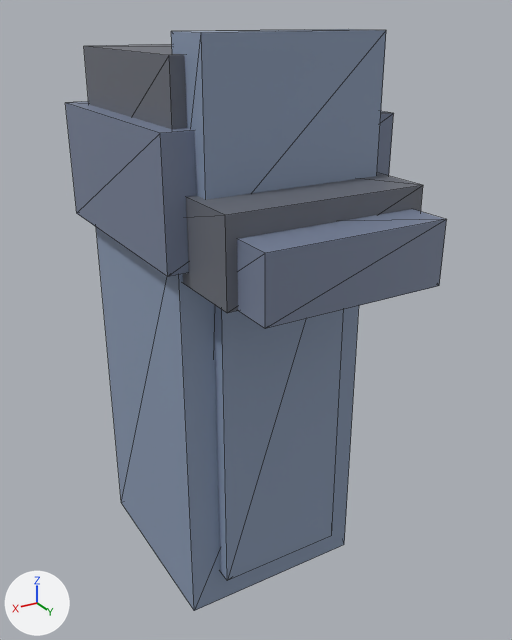
A saved change to the glTF model scenes/mecha/parts/leg_right/tankmech_leg_right.glb.
Before and after are seen from a 50 mm lens placed at (1.05, 1.96, 0.286), pointed at (-0.036, 0.15, -0.619). The lights are fixed; the arrows at lower left show +X, +Y and +Z. The older version comes first. Mesh edges are drawn as thin lines.

Names of what the first picture shows: 'legR_foot', 'legR_foot_toe', 'legR_hip_cap', 'legR_knee', 'legR_knee_plate', 'legR_shin_guard', 'legR_thigh'.
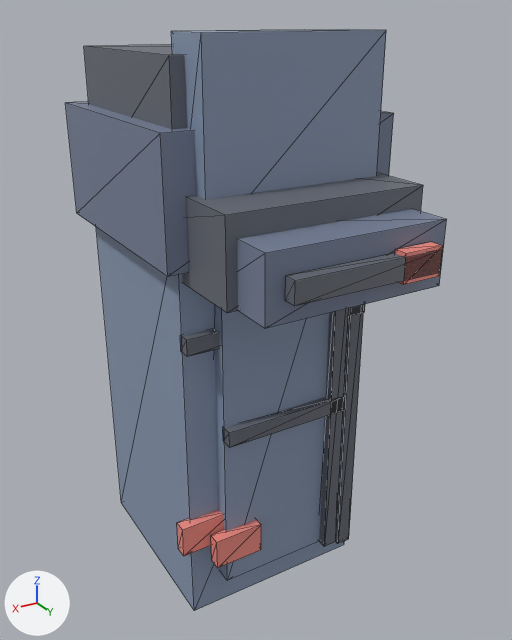
Edits to the bpy script that builds the scene:
```text
Add mat_defaultmaterial_018:
    mat_defaultmaterial_018 = bpy.data.materials.new('DefaultMaterial.018')
    mat_defaultmaterial_018.use_nodes = True; mat_defaultmaterial_018.node_tree.nodes.clear()
    _N = mat_defaultmaterial_018.node_tree.nodes; _L = mat_defaultmaterial_018.node_tree.links
    n0 = _N.new('ShaderNodeOutputMaterial'); n0.name = 'Material Output'
    n1 = _N.new('ShaderNodeBsdfPrincipled'); n1.name = 'Principled BSDF'
    n2 = _N.new('ShaderNodeVertexColor'); n2.name = 'Color Attribute'
    _L.new(n1.outputs[0], n0.inputs[0])  # 'BSDF' to 'Surface'
    _L.new(n2.outputs[0], n1.inputs[0])  # 'Color' to 'Base Color'
Add mat_defaultmaterial_017:
    mat_defaultmaterial_017 = bpy.data.materials.new('DefaultMaterial.017')
    mat_defaultmaterial_017.use_nodes = True; mat_defaultmaterial_017.node_tree.nodes.clear()
    _N = mat_defaultmaterial_017.node_tree.nodes; _L = mat_defaultmaterial_017.node_tree.links
    n0 = _N.new('ShaderNodeOutputMaterial'); n0.name = 'Material Output'
    n1 = _N.new('ShaderNodeBsdfPrincipled'); n1.name = 'Principled BSDF'
    n2 = _N.new('ShaderNodeVertexColor'); n2.name = 'Color Attribute'
    _L.new(n1.outputs[0], n0.inputs[0])  # 'BSDF' to 'Surface'
    _L.new(n2.outputs[0], n1.inputs[0])  # 'Color' to 'Base Color'
Add mat_defaultmaterial_012:
    mat_defaultmaterial_012 = bpy.data.materials.new('DefaultMaterial.012')
    mat_defaultmaterial_012.use_nodes = True; mat_defaultmaterial_012.node_tree.nodes.clear()
    _N = mat_defaultmaterial_012.node_tree.nodes; _L = mat_defaultmaterial_012.node_tree.links
    n0 = _N.new('ShaderNodeOutputMaterial'); n0.name = 'Material Output'
    n1 = _N.new('ShaderNodeBsdfPrincipled'); n1.name = 'Principled BSDF'
    n2 = _N.new('ShaderNodeVertexColor'); n2.name = 'Color Attribute'
    _L.new(n1.outputs[0], n0.inputs[0])  # 'BSDF' to 'Surface'
    _L.new(n2.outputs[0], n1.inputs[0])  # 'Color' to 'Base Color'
Add mat_defaultmaterial_011:
    mat_defaultmaterial_011 = bpy.data.materials.new('DefaultMaterial.011')
    mat_defaultmaterial_011.use_nodes = True; mat_defaultmaterial_011.node_tree.nodes.clear()
    _N = mat_defaultmaterial_011.node_tree.nodes; _L = mat_defaultmaterial_011.node_tree.links
    n0 = _N.new('ShaderNodeOutputMaterial'); n0.name = 'Material Output'
    n1 = _N.new('ShaderNodeBsdfPrincipled'); n1.name = 'Principled BSDF'
    n2 = _N.new('ShaderNodeVertexColor'); n2.name = 'Color Attribute'
    _L.new(n1.outputs[0], n0.inputs[0])  # 'BSDF' to 'Surface'
    _L.new(n2.outputs[0], n1.inputs[0])  # 'Color' to 'Base Color'
Add ob_legr_foot_accent:
    ob_legr_foot_accent = bpy.data.objects.new('legR_foot_accent', me_legr_foot_accent)  # a box spanning x -0.22..-0.1, y 0.705..0.745, z -0.32..-0.24
    ob_legr_foot_accent.location = (0.0, 0.0, 0.0)
Add ob_legr_foot_line:
    ob_legr_foot_line = bpy.data.objects.new('legR_foot_line', me_legr_foot_line)  # a box spanning x -0.22..0.22, y 0.705..0.745, z -0.31..-0.25
    ob_legr_foot_line.location = (0.0, 0.0, 0.0)
Add ob_legr_shin_accent:
    ob_legr_shin_accent = bpy.data.objects.new('legR_shin_accent', me_legr_shin_accent)  # a box spanning x 0.1..0.26, y 0.37..0.41, z -1.3..-1.2
    ob_legr_shin_accent.location = (0.0, 0.0, 0.0)
Add ob_legr_shin_line_v:
    ob_legr_shin_line_v = bpy.data.objects.new('legR_shin_line_v', me_legr_shin_line_v)  # a box spanning x -0.205..-0.155, y 0.37..0.41, z -1.4..-0.2
    ob_legr_shin_line_v.location = (0.0, 0.0, 0.0)
Add ob_legr_shin_line_h:
    ob_legr_shin_line_h = bpy.data.objects.new('legR_shin_line_h', me_legr_shin_line_h)  # a box spanning x -0.21..0.21, y 0.37..0.41, z -0.875..-0.825
    ob_legr_shin_line_h.location = (0.0, 0.0, 0.0)
Add ob_legr_thigh_accent:
    ob_legr_thigh_accent = bpy.data.objects.new('legR_thigh_accent', me_legr_thigh_accent)  # a box spanning x 0.17..0.35, y 0.32..0.36, z -1.25..-1.15
    ob_legr_thigh_accent.location = (0.0, 0.0, 0.0)
Add ob_legr_thigh_line_v:
    ob_legr_thigh_line_v = bpy.data.objects.new('legR_thigh_line_v', me_legr_thigh_line_v)  # a box spanning x -0.305..-0.255, y 0.32..0.36, z -1.47..-0.27
    ob_legr_thigh_line_v.location = (0.0, 0.0, 0.0)
Add ob_legr_thigh_line_h:
    ob_legr_thigh_line_h = bpy.data.objects.new('legR_thigh_line_h', me_legr_thigh_line_h)  # a box spanning x -0.31..0.31, y 0.32..0.36, z -0.575..-0.525
    ob_legr_thigh_line_h.location = (0.0, 0.0, 0.0)
```

Pixel boxes [x1, y1, x2, y2] of what changed, in the pictures (512 x 640 px):
'legR_shin_line_v', added: after [319, 308, 349, 546]
'legR_foot_line', added: after [285, 250, 442, 306]
'legR_thigh_line_v', added: after [336, 305, 363, 544]
'legR_shin_line_h', added: after [223, 396, 345, 448]
'legR_shin_accent', added (brown): after [211, 520, 261, 568]
'legR_thigh_accent', added (brown): after [177, 510, 223, 556]
'legR_foot_accent', added (pink): after [395, 242, 443, 285]
'legR_thigh_line_h', added: after [180, 304, 365, 357]
